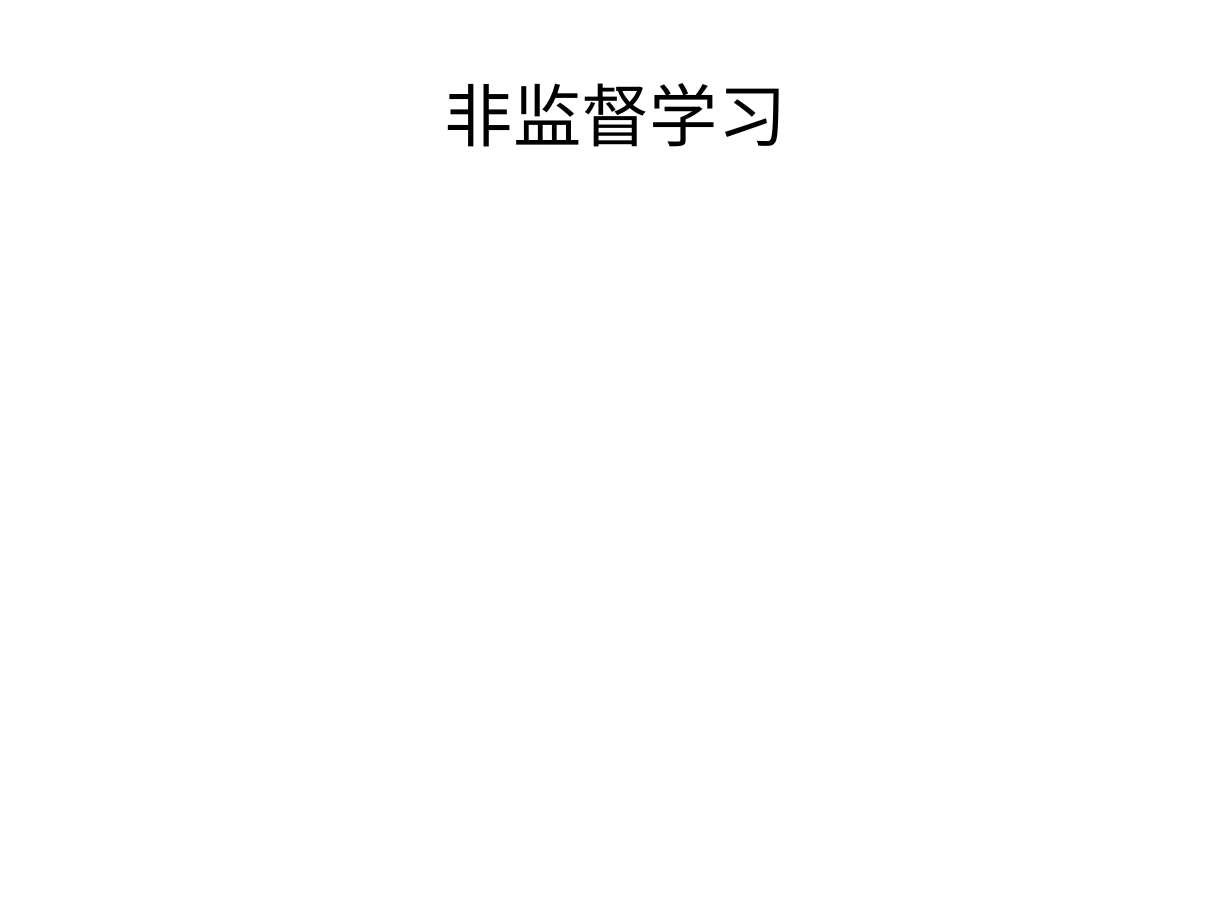
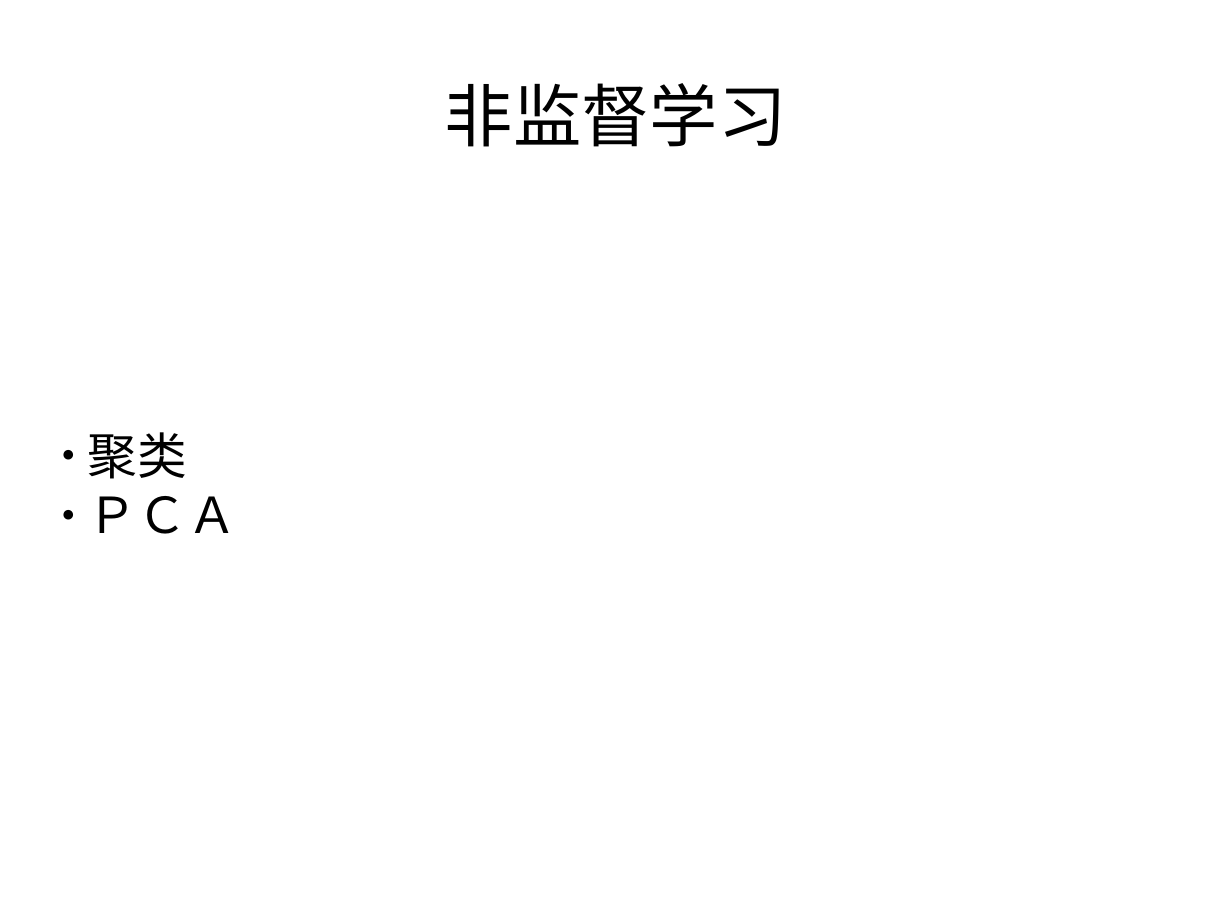
Before and after one commit to qqqil/tensorflow_test, a slide deck: slide 10 of docs/nn.pptx (slide 5 before the commit). Drawn at 1232x924 pixels with LibreOffice and Linux fonts; fonts in the diff are those of the drawing. Boxes give left, top, right and bottom in pixels: in the first picture for what was removed or moved away, otherwise in the second. Text is boxed around its words. In the diff, an @@ line names an element or a change of style, - is before the commit and + after.

```diff
--- a/docs/nn.pptx
+++ b/docs/nn.pptx
@@ text added at [88, 432, 237, 534], 32 pt, text #000000 @@
+● 聚类
+● ＰＣＡ
```
Also in this commit, not shown: 3 other slides changed, 5 slides added, 1 slide removed, 31 other files.
